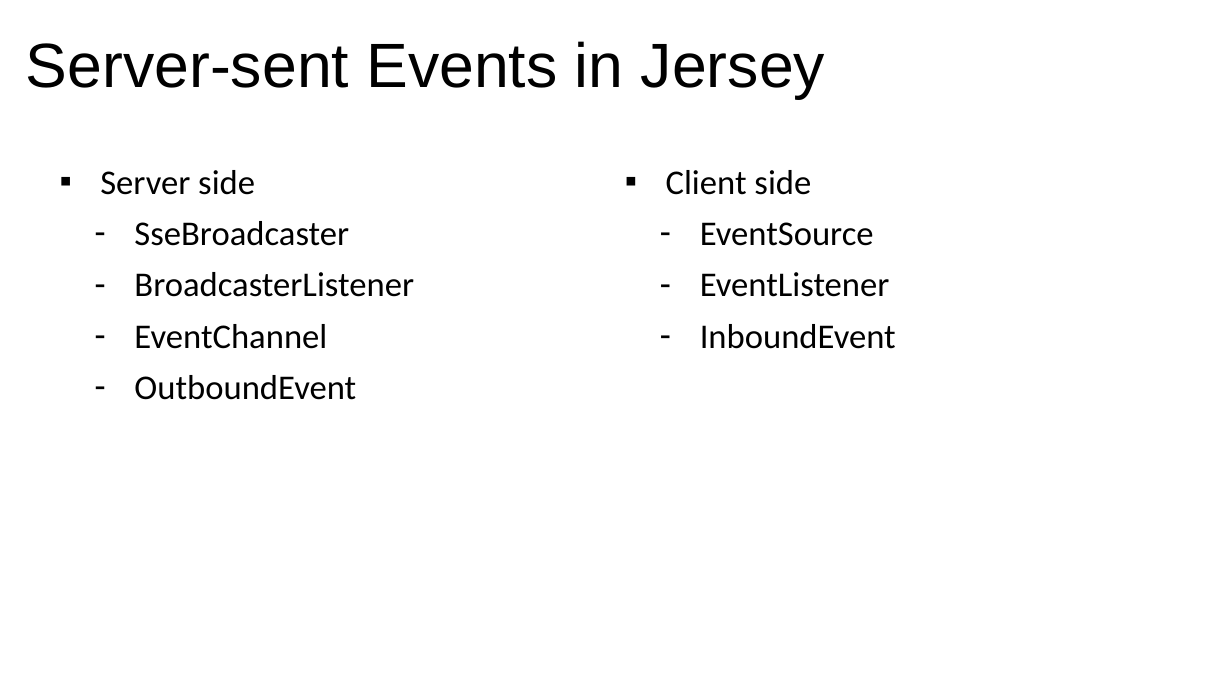
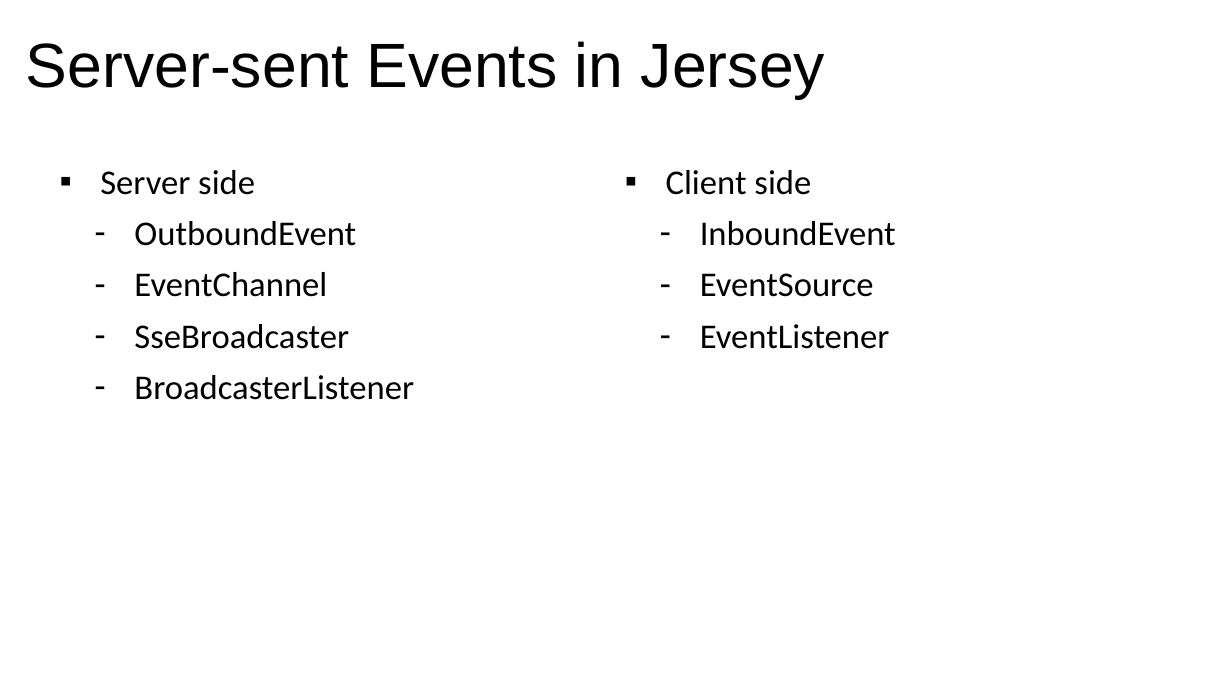
Before and after one commit to javaee/jersey-hol-sse-websocket, a slide deck: slide 18 of lab-guide-devoxx.pptx (slide 15 before the commit). Drawn at 1232x693 pixels with LibreOffice and Linux fonts; fonts in the diff are those of the drawing; background and template pictures are left out. Boxes give left, top, right and bottom in pixels: in the first picture for what was removed or moved away, otherwise in the second. Text is boxed around its words. In the diff, an @@ line names an element or a change of style, - is before the commit and + after.

```diff
--- a/lab-guide-devoxx.pptx
+++ b/lab-guide-devoxx.pptx
@@ text at bbox=[134, 221, 356, 297]: paragraphs added @@
+  – OutboundEvent
+  – EventChannel
@@ text at bbox=[700, 221, 896, 246]: paragraph added @@
+  – InboundEvent
@@ text at bbox=[134, 324, 356, 400]: paragraphs removed @@
-  – EventChannel
-  – OutboundEvent
@@ text at bbox=[700, 324, 896, 349]: paragraph removed @@
-  – InboundEvent
```
Also in this commit, not shown: 14 other slides changed, 3 slides added.
